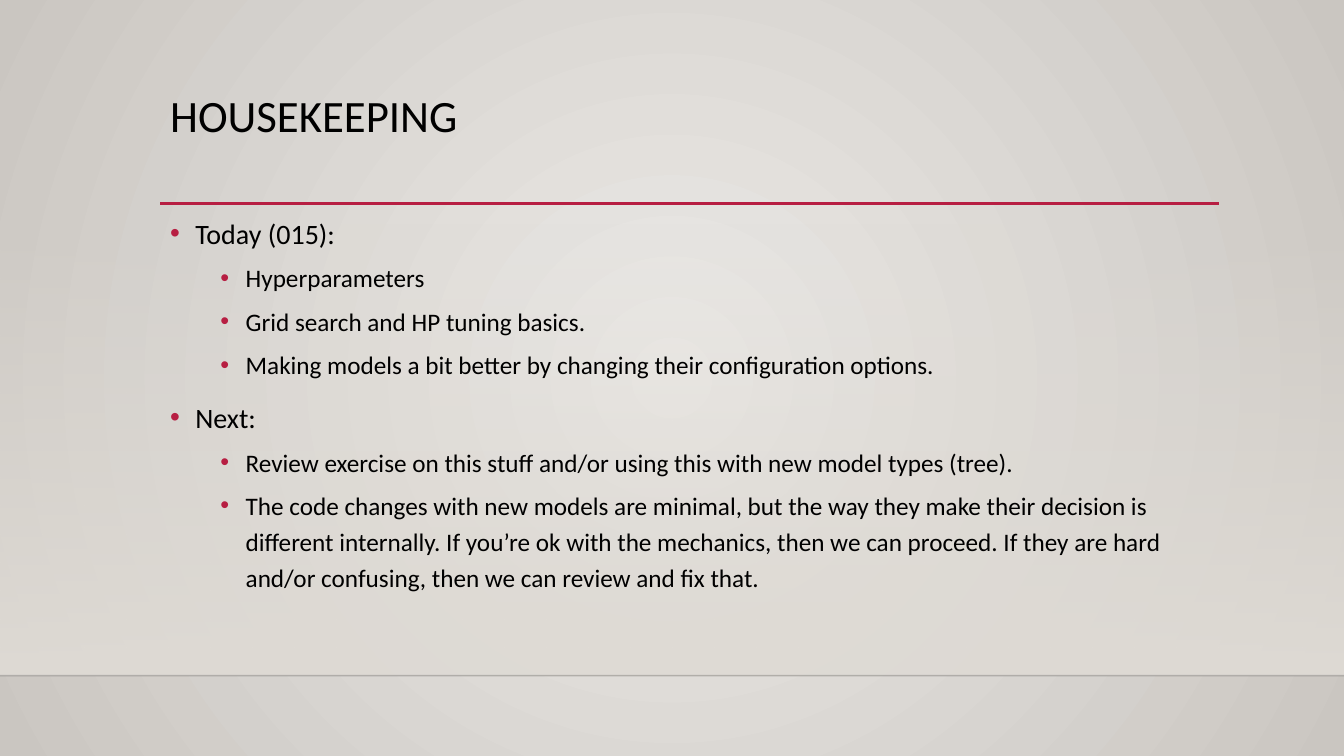
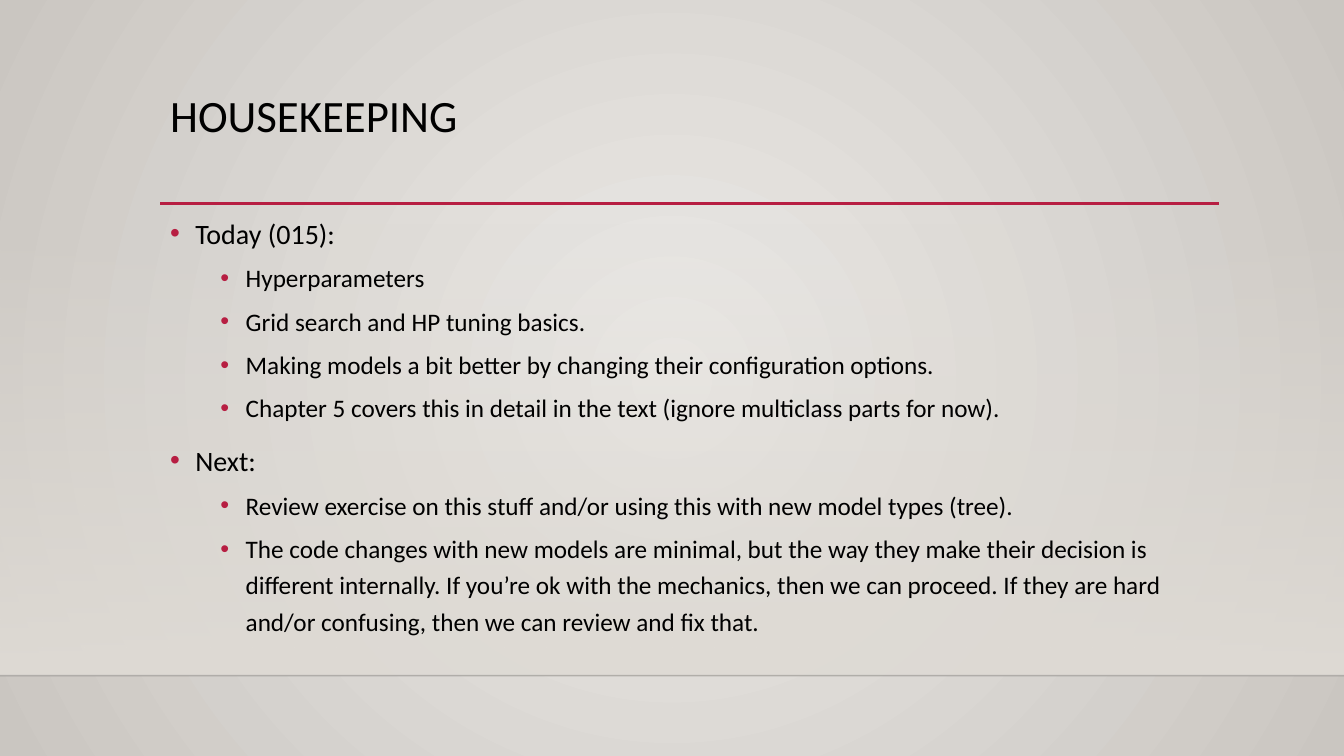
Before and after one commit to AkeemSemper/ML_for_Non_DS_Students, a slide deck: slide 1 of course_resources/slides/Used/017_Gridsearch.pptx. Drawn at 1344x756 pixels with LibreOffice and Linux fonts; fonts in the diff are those of the drawing; background and template pictures are left out. Boxes give left, top, right and bottom in pixels: in the first picture for what was removed or moved away, otherwise in the second. Text is boxed around its words. In the diff, an @@ line names an element or a change of style, - is before the commit and + after.

```diff
--- a/course_resources/slides/Used/017_Gridsearch.pptx
+++ b/course_resources/slides/Used/017_Gridsearch.pptx
@@ text at bbox=[246, 398, 999, 422]: paragraph added @@
+  • Chapter 5 covers this in detail in the text (ignore multiclass parts for now).
```
Also in this commit, not shown: 2 other files.
